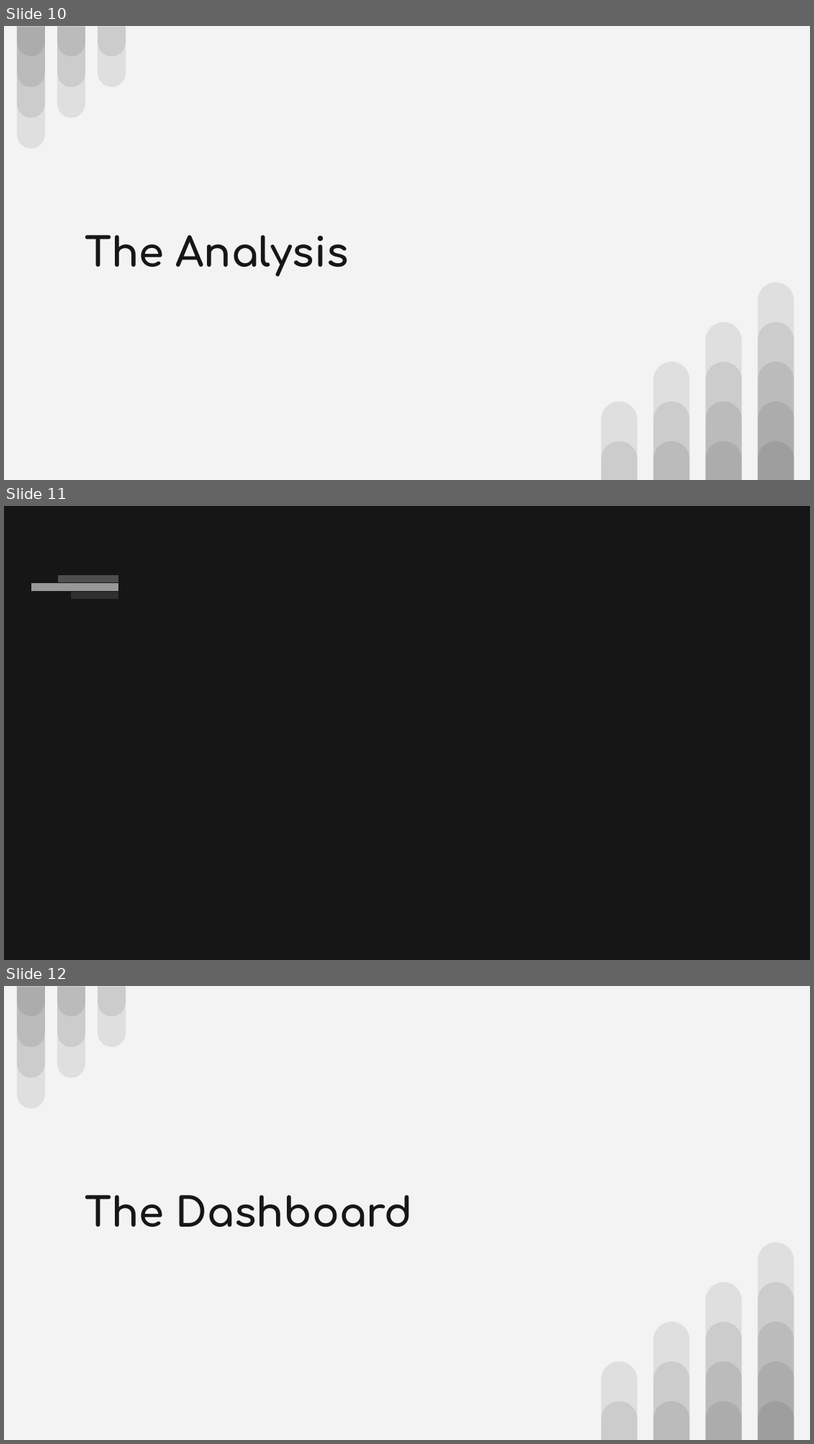
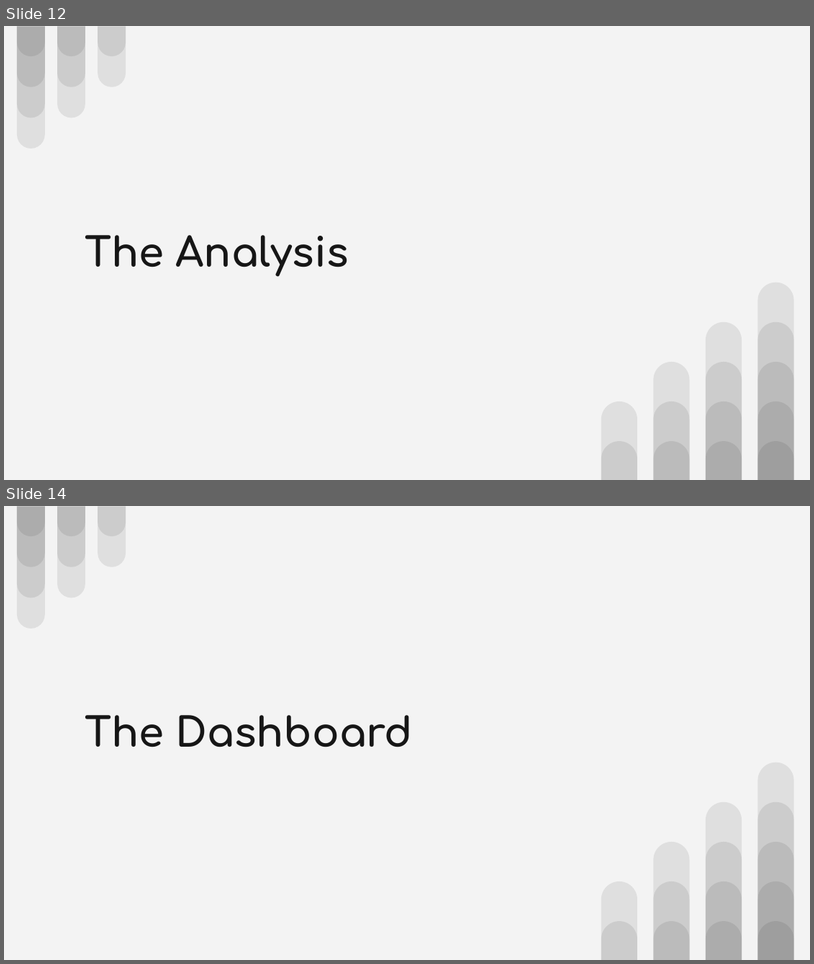
Before and after one commit to adinfinitum225/final_project, a slide deck: media/Final Project - Employment Prosepects.pptx. Shown one above the other, each under a label of ours: slides 10, 11 and 12 before the commit, slides 12 and 14 after it; the slides between them are not shown. The pictures are 814x1444 and 814x964 pixels, drawn with LibreOffice and Linux fonts; fonts in the diff are those of the drawing. Boxes give left, top, right and bottom in pixels: in the first picture for what was removed or moved away, otherwise in the second. Text is boxed around its words. In the diff, an @@ line names an element or a change of style, - is before the commit and + after.

```diff
--- a/media/Final Project - Employment Prosepects.pptx
+++ b/media/Final Project - Employment Prosepects.pptx
@@ slide 11 removed at (4, 506, 810, 960), background #161616 @@
@@ rectangle removed at (31, 582, 118, 591) @@
@@ rectangle removed at (57, 574, 118, 582) @@
@@ rectangle removed at (71, 591, 119, 599) @@
@@ what was slide 10 is now slide 12 @@
@@ what was slide 12 is now slide 14 @@
```
Also in this commit, not shown: 5 slides added.
